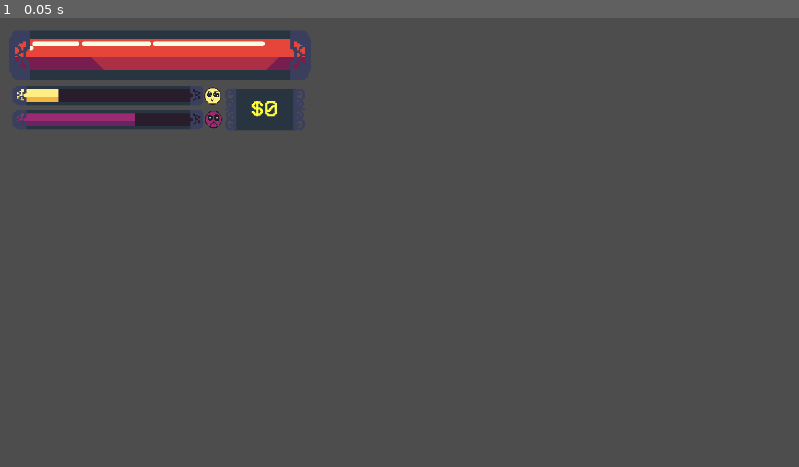
Above: before the commit, frame 1.
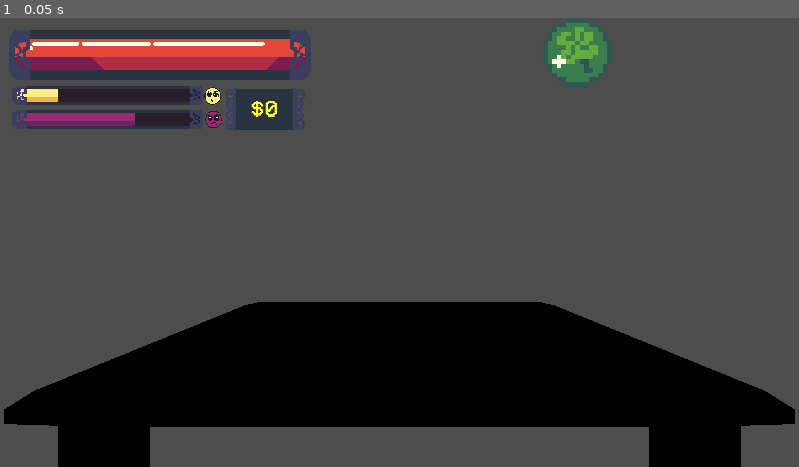
Above: after the commit, the same moment.

Repository: nianjindev/nummus
Game: Godot game, scene res://base_objects/table_handler.tscn
Two runs of this game, one before a commit and one after it. Both use one fixed random seed, a clock stepped at 60 frames per second and the inputs below. This scene is started directly instead of the project's main scene.
Inputs:
- Up to frame 1 (0.05 s): no input

The runs differ from the first frame. In frame 1, 24% of the frame differs, in the area x 0-100%, y 0-100%.

Commit message:
table is now a node and added level splash

Diff:
--- a/nummus-game/autoload/inventory.gd
+++ b/nummus-game/autoload/inventory.gd
@@ -1,6 +1,7 @@
 extends Node
 
 @export var inventory: Array[Coin]
+@export var discard: Array[Coin]
 signal inventory_changed()
 
 func add_item(item: Coin) -> bool:
@@ -19,3 +20,12 @@
 		return true
 	else:
 		return false
+
+func discard_coin(item: Coin):
+	if inventory.find(item) != -1:
+		discard.append(item)
+		inventory.remove_at(inventory.find(item))
+
+func refill_inv():
+	inventory.append_array(discard)
+	discard.clear()
--- a/nummus-game/autoload/level_manager.gd
+++ b/nummus-game/autoload/level_manager.gd
@@ -1,14 +1,16 @@
 extends Node
 
+signal enter_level
 const level_progression: Array[String] = ['limbo', 'lust', 'gluttony', 'greed', 'anger', 'heresy', 'violence', 'fraud', 'treachery']
 var current_stage: int # 1 - 3, 3 being the boss
 var current_level: String # refers to the level array
 var next_stage_scene: String
 func _ready() -> void:
-	current_stage = 1
+	current_stage = 0
 	current_level  = level_progression[0]
-	# we're just gonna give the player his first coin here okay
-	Inventory.add_item(ObjectManager.create_coin(Constants.COINS.base, Constants.display_type.PLAY))
+	# we're just gonna give the player his first coins here okay
+	for i in range(5):
+		Inventory.add_item(ObjectManager.create_coin(Constants.COINS.base, Constants.display_type.PLAY))
 func next_stage():
 	if SceneManager.current_scene.name == "BaseLevel":
 		next_stage_scene = Constants.SCENE_PATHS.shop
@@ -21,5 +23,6 @@
 		else:
 			current_stage += 1
 		next_stage_scene = Constants.SCENE_PATHS.base_level
+		enter_level.emit()
 		# set resource here
 	SceneManager.goto_scene(next_stage_scene)
--- a/nummus-game/base_objects/base_level.tscn
+++ b/nummus-game/base_objects/base_level.tscn
@@ -31,7 +31,7 @@
 shadow_enabled = true
 
 [node name="Camera3D" type="Camera3D" parent="."]
-transform = Transform3D(0.01570728, -0.34689286, 0.9377732, 0, 0.9378889, 0.34693566, -0.9998766, -0.0054494157, 0.014731685, 1.3244811, 1.0790656, 0)
+transform = Transform3D(0.015707279, -0.34689286, 0.9377732, 0, 0.9378889, 0.34693566, -0.99987656, -0.0054494157, 0.014731685, 1.3244811, 1.0790656, 0)
 fov = 90.0
 
 [node name="StaticBody3D" type="StaticBody3D" parent="."]
--- a/nummus-game/base_objects/table_handler.gd
+++ b/nummus-game/base_objects/table_handler.gd
@@ -1,2 +1,18 @@
 extends Node3D
 class_name Table
+
+@onready var markers: Node3D = $Markers
+@onready var endpoint_l: Marker3D = $Markers/EndpointL
+@onready var endpoint_r: Marker3D = $Markers/EndpointR
+
+var increment: float
+
+func _ready() -> void:
+	print(check_spacing(5))
+
+func check_spacing(hand_size: int) -> Array[Vector3]:
+	increment = (abs(endpoint_l.position.z) + abs(endpoint_r.position.z))/(hand_size-1)
+	var positions: Array[Vector3] = []
+	for i in range(hand_size):
+		positions.append(endpoint_r.position + Vector3(0, 0, increment*i))
+	return positions
--- a/nummus-game/base_objects/table_handler.tscn
+++ b/nummus-game/base_objects/table_handler.tscn
@@ -27,3 +27,6 @@
 
 [node name="EndpointR" type="Marker3D" parent="Markers"]
 transform = Transform3D(1, 0, 0, 0, 1, 0, 0, 0, 1, 0.6, 0.5, -1)
+
+[node name="Camera3D" type="Camera3D" parent="."]
+transform = Transform3D(-4.371139e-08, 0, 1, 0, 1, 0, -1, 0, -4.371139e-08, 2, 1, 0)
--- a/nummus-game/gui/game_ui.gd
+++ b/nummus-game/gui/game_ui.gd
@@ -1,14 +1,20 @@
 extends Control
 
 @onready var coin_flip_buttons: Control = $CoinFlipButtons
+@onready var level_text: RichTextLabel = $LevelSplash/LevelText
+@onready var level_splash: ColorRect = $LevelSplash
+@onready var splash_fade: AnimationPlayer = $LevelSplash/SplashFade
 
 
 func _ready():
 	level_check()
 	%LevelCompleted.hide()
+	level_splash.visible = false
 	Signalbus.toggle_game_ui.connect(toggle_all)
 	Signalbus.toggle_coin_flip_ui.connect(_on_coin_flip_ui_toggled)
 	Signalbus.toggle_level_completed_ui.connect(_on_level_completed_toggled)
+
+	LevelManager.enter_level.connect(commence_level)
 
 	# check if scene has changed
 	Signalbus.scene_changed.connect(level_check)
@@ -18,6 +24,13 @@
 		toggle_all(true)
 	else:
 		toggle_all(false)
+
+func commence_level():
+	level_text.text = LevelManager.current_level.capitalize() + " - " + str(LevelManager.current_stage)
+	level_splash.visible = true
+	splash_fade.play("fade_out")
+	await splash_fade.animation_finished
+	level_splash.visible = false
 
 #Toggling UI Visibility
 func toggle_all(on: bool):
--- a/nummus-game/gui/game_ui.tscn
+++ b/nummus-game/gui/game_ui.tscn
@@ -7,6 +7,43 @@
 
 [sub_resource type="StyleBoxFlat" id="StyleBoxFlat_vdk76"]
 bg_color = Color(0.13433978, 0.34444046, 0.44050446, 1)
+
+[sub_resource type="Animation" id="Animation_hojdg"]
+resource_name = "fade_out"
+length = 2.0
+tracks/0/type = "value"
+tracks/0/imported = false
+tracks/0/enabled = true
+tracks/0/path = NodePath(".:modulate")
+tracks/0/interp = 1
+tracks/0/loop_wrap = true
+tracks/0/keys = {
+"times": PackedFloat32Array(0, 1, 1.8666667),
+"transitions": PackedFloat32Array(1, 1, 1),
+"update": 0,
+"values": [Color(1, 1, 1, 1), Color(1, 1, 1, 1), Color(1, 1, 1, 0)]
+}
+
+[sub_resource type="Animation" id="Animation_24vp8"]
+length = 0.001
+tracks/0/type = "value"
+tracks/0/imported = false
+tracks/0/enabled = true
+tracks/0/path = NodePath(".:modulate")
+tracks/0/interp = 1
+tracks/0/loop_wrap = true
+tracks/0/keys = {
+"times": PackedFloat32Array(0),
+"transitions": PackedFloat32Array(1),
+"update": 0,
+"values": [Color(1, 1, 1, 1)]
+}
+
+[sub_resource type="AnimationLibrary" id="AnimationLibrary_ubwhq"]
+_data = {
+&"RESET": SubResource("Animation_24vp8"),
+&"fade_out": SubResource("Animation_hojdg")
+}
 
 [node name="GameUI" type="Control"]
 layout_mode = 3
@@ -188,6 +225,40 @@
 text = "Next Stage"
 icon_alignment = 2
 
+[node name="LevelSplash" type="ColorRect" parent="."]
+z_index = 1
+layout_mode = 1
+anchors_preset = 15
+anchor_right = 1.0
+anchor_bottom = 1.0
+grow_horizontal = 2
+grow_vertical = 2
+color = Color(0, 0, 0, 1)
+
+[node name="LevelText" type="RichTextLabel" parent="LevelSplash"]
+layout_mode = 1
+anchors_preset = 8
+anchor_left = 0.5
+anchor_top = 0.5
+anchor_right = 0.5
+anchor_bottom = 0.5
+offset_left = -475.0
+offset_top = -125.0
+offset_right = 475.0
+offset_bottom = 125.0
+grow_horizontal = 2
+grow_vertical = 2
+theme_override_font_sizes/normal_font_size = 136
+bbcode_enabled = true
+text = "Limbo - 1"
+horizontal_alignment = 1
+vertical_alignment = 1
+
+[node name="SplashFade" type="AnimationPlayer" parent="LevelSplash"]
+libraries = {
+&"": SubResource("AnimationLibrary_ubwhq")
+}
+
 [connection signal="pressed" from="CoinFlipButtons/Heads" to="." method="_on_heads_pressed"]
 [connection signal="pressed" from="CoinFlipButtons/Tails" to="." method="_on_tails_pressed"]
 [connection signal="pressed" from="CoinFlipButtons/Skip" to="." method="_on_skip_pressed"]
--- a/nummus-game/gui/inventory_ui.tscn
+++ b/nummus-game/gui/inventory_ui.tscn
@@ -1,6 +1,11 @@
-[gd_scene load_steps=2 format=3 uid="uid://dgl2frifwu5vi"]
+[gd_scene load_steps=4 format=3 uid="uid://dgl2frifwu5vi"]
 
 [ext_resource type="Script" uid="uid://dnxqi6e2cpftv" path="res://gui/inventory_ui.gd" id="1_xf41r"]
+[ext_resource type="Texture2D" uid="uid://vd81sj6fun6c" path="res://assets/2d/mapped_coin_textures/lucky.png" id="2_2a5yy"]
+
+[sub_resource type="AtlasTexture" id="AtlasTexture_w42wb"]
+atlas = ExtResource("2_2a5yy")
+region = Rect2(2, 0, 15, 15)
 
 [node name="InventoryUI" type="Control"]
 clip_contents = true
@@ -20,3 +25,9 @@
 anchor_bottom = 1.0
 grow_horizontal = 2
 grow_vertical = 2
+
+[node name="TextureRect" type="TextureRect" parent="HBoxContainer"]
+layout_mode = 2
+size_flags_horizontal = 4
+texture = SubResource("AtlasTexture_w42wb")
+expand_mode = 2
Not shown: 1 places in nummus-game/gui/game_ui.tscn that only renumber resources
